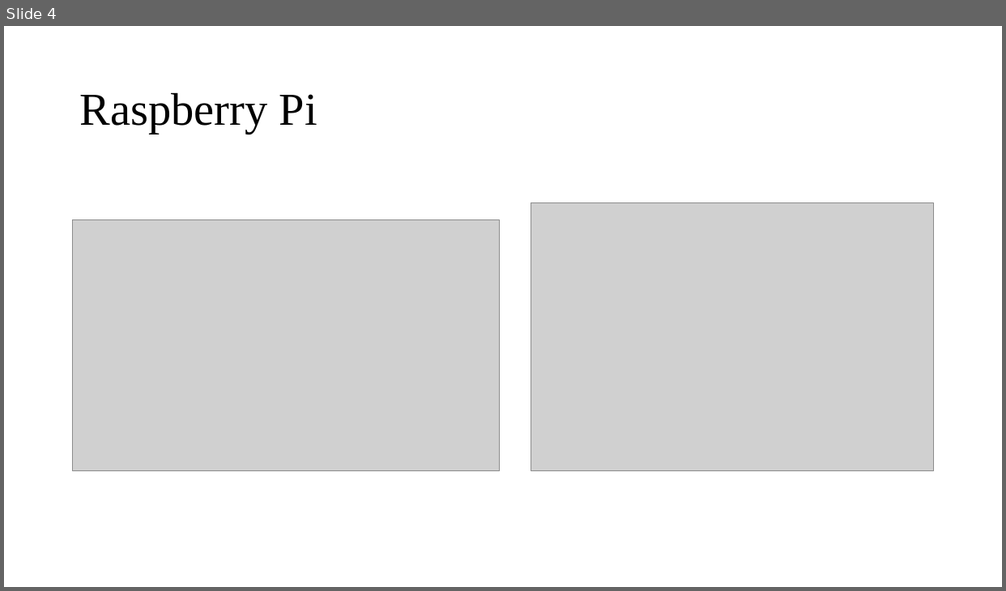
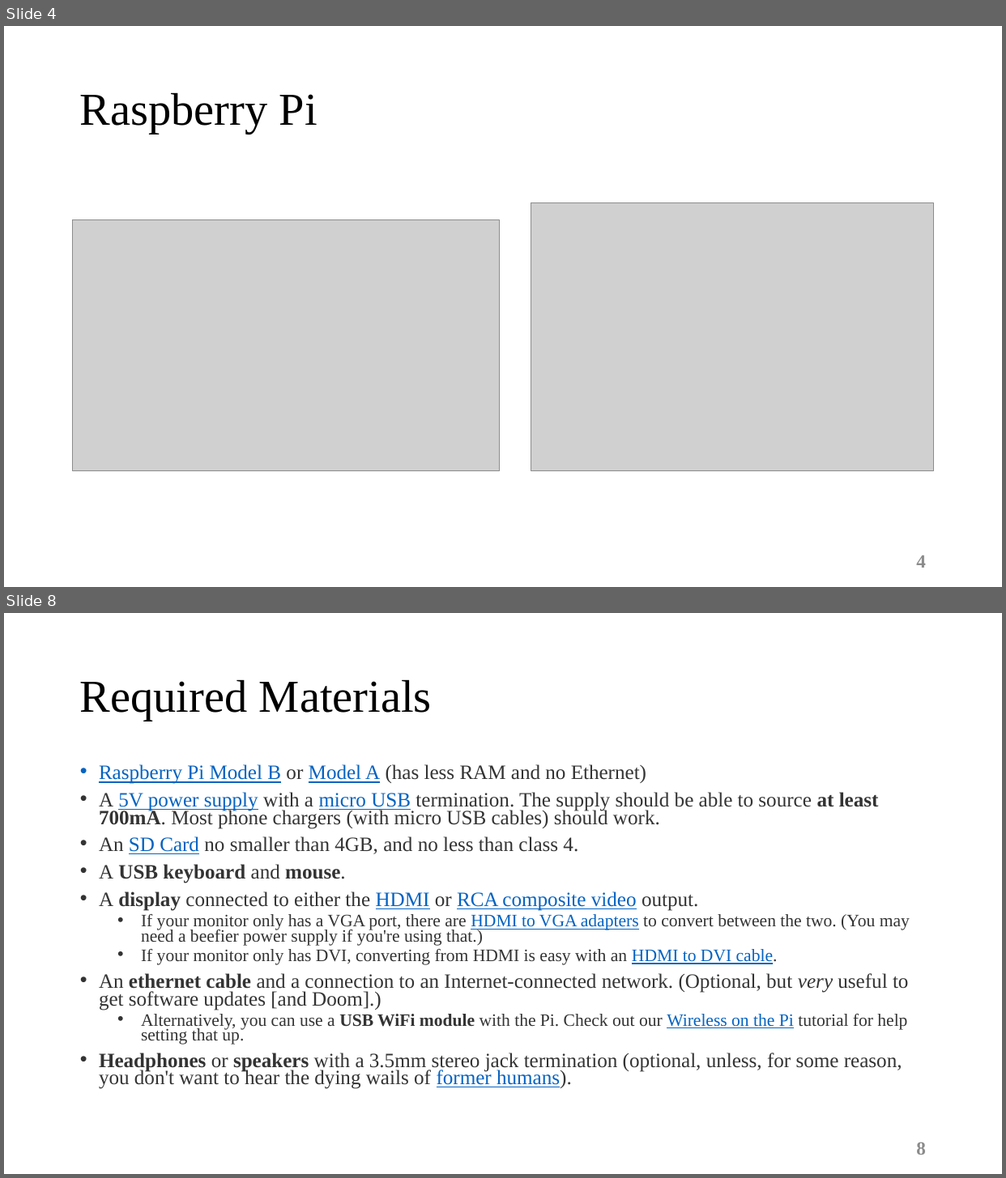
Before and after one commit to sabouri1994/Coursera_IOT_Specialization-, a slide deck: 4-The Raspberry Pi Platform and Python Programming for the Raspberry Pi/Week1/1_ Setup.pptx. Shown one above the other, each under a label of ours: slide 4 before the commit, slides 4 and 8 after it; the slides between them are not shown. The pictures are 1006x591 and 1006x1178 pixels, drawn with LibreOffice and Linux fonts; fonts in the diff are those of the drawing; grey boxes stand for pictures. Boxes give left, top, right and bottom in pixels: in the first picture for what was removed or moved away, otherwise in the second. Text is boxed around its words. In the diff, an @@ line names an element or a change of style, - is before the commit and + after.

Commit message:
Raspberry Pi

```diff
--- a/4-The Raspberry Pi Platform and Python Programming for the Raspberry Pi/Week1/1_ Setup.pptx
+++ b/4-The Raspberry Pi Platform and Python Programming for the Raspberry Pi/Week1/1_ Setup.pptx
@@ slide 8 added at bbox=[4, 613, 1002, 1174], background #FFFFFF @@
@@ title added at bbox=[80, 679, 432, 721], 44 pt, text #000000 @@
+Required Materials
@@ text added at bbox=[99, 764, 910, 1089], 19.6 pt, text #333333 @@
+• Raspberry Pi Model B or Model A (has less RAM and no Ethernet)
+• A 5V power supply with a micro USB termination. The supply should be able to source at least 700mA. Most phone chargers (with micro USB cables) should work.
+• An SD Card no smaller than 4GB, and no less than class 4.
+• A USB keyboard and mouse.
+• A display connected to either the HDMI or RCA composite video output.
+  • If your monitor only has a VGA port, there are HDMI to VGA adapters to convert between the two. (You may need a beefier power supply if you're using that.)
+  • If your monitor only has DVI, converting from HDMI is easy with an HDMI to DVI cable.
+• An ethernet cable and a connection to an Internet-connected network. (Optional, but very useful to get software updates [and Doom].)
+  • Alternatively, you can use a USB WiFi module with the Pi. Check out our Wireless on the Pi tutorial for help setting that up.
+• Headphones or speakers with a 3.5mm stereo jack termination (optional, unless, for some reason, you don't want to hear the dying wails of former humans).
@@ page number added at bbox=[916, 1143, 926, 1155], 18 pt, text #8C8C8C, bold @@
+8
@@ slide 4 changed as well @@
@@ page number added at bbox=[916, 556, 926, 568], 18 pt, text #8C8C8C, bold @@
+4
```
Also in this commit, not shown: 3 other slides changed, 16 other slides added.
